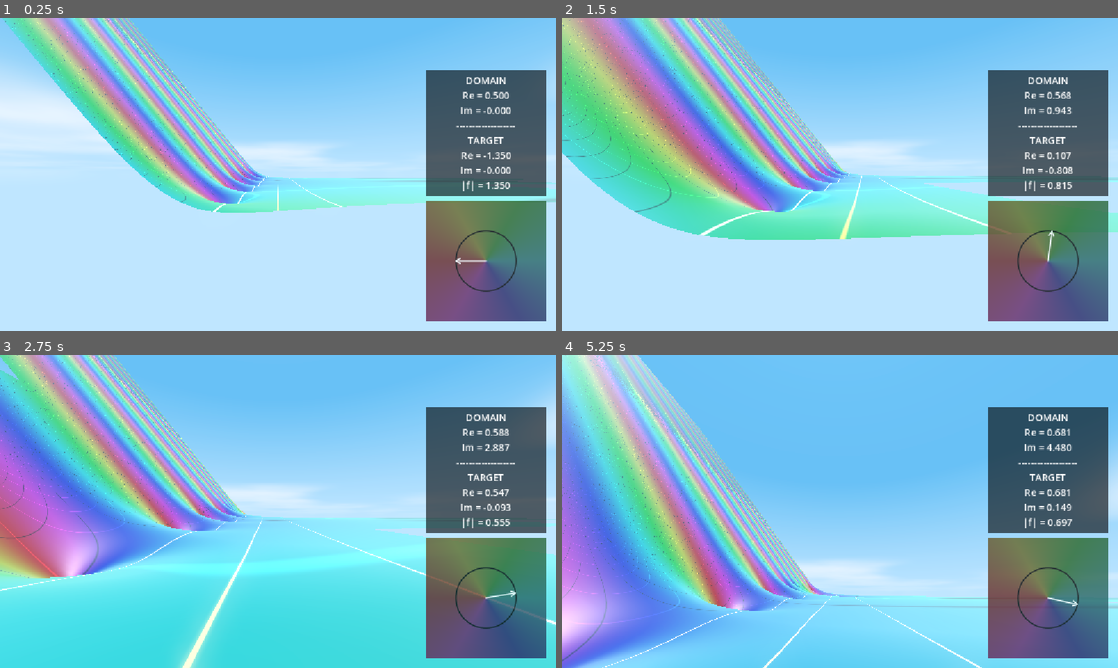
Above: before the commit, frames 1-4 (two rows, left to right).
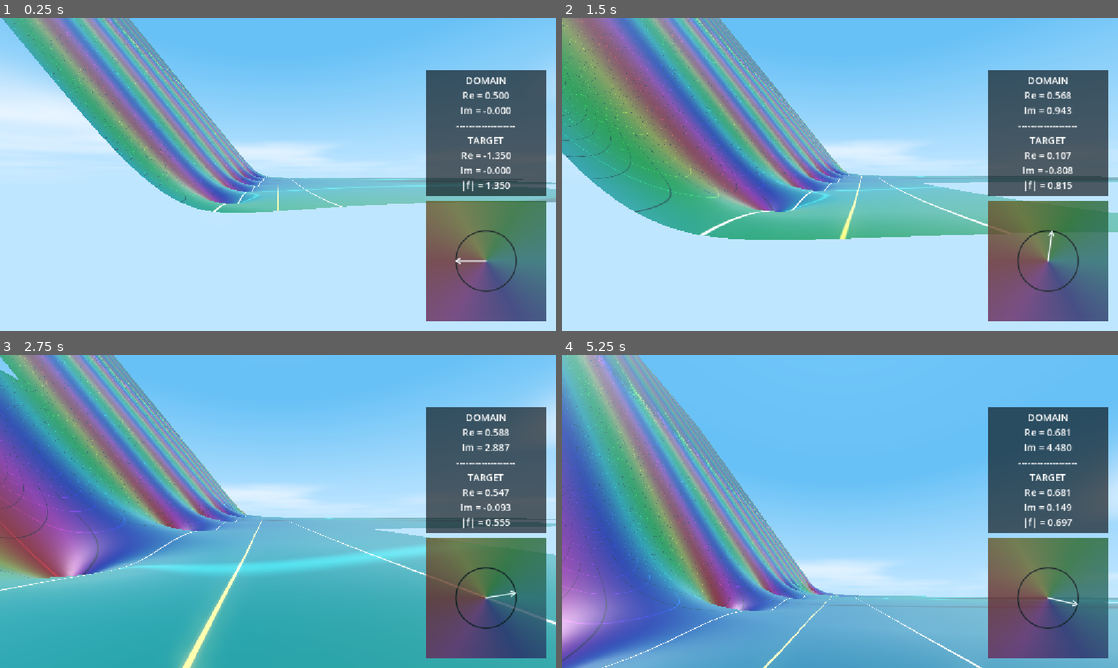
Above: after the commit, the same moments.

Repository: allanino/complex-functions-explorer
Game: Godot game, scene res://scenes/main.tscn
Same seed, same stepped clock (60 frames per second), same inputs: the game is played once before the commit and once after it.
Inputs (mouse positions are in pixels of both pictures, inside the frame that each line leads up to):
- Up to frame 1 (0.25 s): no input
- Up to frame 2 (1.5 s): tap Enter at 0.5 s; move the mouse to (867, 174) at 0.52 s; hold W (move_forward) from 0.53 s (still down); tap G at 0.6 s; tap Space at 0.77 s; move the mouse to (812, 174) at 1.27 s; tap C at 1.35 s
- Up to frame 3 (2.75 s): keep holding W (move_forward); tap Space at 1.52 s; move the mouse to (289, 505) at 2.02 s; hold Shift from 2.03 s (still down)
- Up to frame 4 (5.25 s): move the mouse to (834, 517) at 2.77 s; release Shift at 2.78 s; tap Ctrl at 2.85 s; tap Space at 3.02, 3.77 s; move the mouse to (878, 514) at 3.52 s; tap G at 3.6 s; tap Escape (ui_cancel) at 4.15 s; release W (move_forward) at 4.25 s; click "Apply Changes" at 4.25 s; move the mouse to (795, 508) at 5.02 s; hold W (move_forward) from 5.03 s (still down); tap C at 5.1 s

The runs differ from the first frame. In frame 1, 16% of the frame differs, in the area x 0-100%, y 0-63%; in frame 2, 32%; in frame 3, 55%, in the area x 0-100%, y 0-100%; in frame 4, 42%.

Commit message:
Implement rendering optimizations, surface shading modes, and shadow toggle
Performance Optimizations:
- Moved complex field calculations to the vertex shader using varyings.
- Reduced terrain mesh density and chunk size (32x32) to eliminate overlap.
- Optimized CPU uniform updates with state change detection.
- Reduced sky shader complexity.

Surface Shading Modes:
- Added 'Disabled', 'Estimated' (fast fragment derivatives), and 'Precise' (finite differences) modes.
- Fixed coordinate space bug for fragment-shader estimated normals.

Shadow Toggle:
- Added 'Shadows' toggle to HUD RENDERING tab, disabled by default.
- Linked toggle to sun shadow state in world manager.

Co-authored-by: allanino <5325241+allanino@users.noreply.github.com>

Diff:
--- a/scenes/hud.tscn
+++ b/scenes/hud.tscn
@@ -540,8 +540,8 @@
 
 [node name="GoldenHourCheckbox" type="CheckBox" parent="Control/MenuOverlay/CenterContainer/MainPanel/MarginContainer/ContentVBox/TabContainer/RENDERING/GoldenHourContainer"]
 custom_minimum_size = Vector2(5, 5)
-layout_mode = 1
-size_flags_vertical = 0
+layout_mode = 2
+size_flags_vertical = 4
 focus_mode = 0
 theme_override_constants/h_separation = 0
 theme_override_styles/normal = SubResource("StyleBoxFlat_checkbox")
@@ -550,6 +550,29 @@
 theme_override_styles/hover_pressed = SubResource("StyleBoxFlat_checkbox_hover")
 theme_override_styles/focus = SubResource("StyleBoxFlat_checkbox")
 
+[node name="ShadowsContainer" type="HBoxContainer" parent="Control/MenuOverlay/CenterContainer/MainPanel/MarginContainer/ContentVBox/TabContainer/RENDERING"]
+layout_mode = 2
+theme_override_constants/separation = 0
+
+[node name="Label" type="Label" parent="Control/MenuOverlay/CenterContainer/MainPanel/MarginContainer/ContentVBox/TabContainer/RENDERING/ShadowsContainer"]
+layout_mode = 2
+size_flags_horizontal = 3
+theme_override_colors/font_color = Color(0.8, 0.8, 0.8, 1)
+theme_override_font_sizes/font_size = 18
+text = "Shadows"
+
+[node name="ShadowsCheckbox" type="CheckBox" parent="Control/MenuOverlay/CenterContainer/MainPanel/MarginContainer/ContentVBox/TabContainer/RENDERING/ShadowsContainer"]
+custom_minimum_size = Vector2(10, 10)
+layout_mode = 2
+size_flags_vertical = 4
+focus_mode = 0
+theme_override_constants/h_separation = 0
+theme_override_styles/normal = SubResource("StyleBoxFlat_checkbox")
+theme_override_styles/hover = SubResource("StyleBoxFlat_checkbox_hover")
+theme_override_styles/pressed = SubResource("StyleBoxFlat_checkbox")
+theme_override_styles/hover_pressed = SubResource("StyleBoxFlat_checkbox_hover")
+theme_override_styles/focus = SubResource("StyleBoxFlat_checkbox")
+
 [node name="ApplyButton" type="Button" parent="Control/MenuOverlay/CenterContainer/MainPanel/MarginContainer/ContentVBox"]
 layout_mode = 2
 size_flags_horizontal = 4
--- a/scripts/field.gd
+++ b/scripts/field.gd
@@ -6,6 +6,7 @@
 static var show_curves: bool = true
 static var show_critical_stripe: bool = true
 static var golden_hour: bool = false
+static var shadows_enabled: bool = false
 static var function_type: int = 0 # 0: Zeta, 1: Sin, 2: Cos, 3: Tan, 4: Exp, 5: Log, 6: Rational
 static var height_type: int = 0 # 0: Log, 1: Abs
 static var height_a: float = 3.0
--- a/scripts/hud.gd
+++ b/scripts/hud.gd
@@ -26,6 +26,7 @@
 @onready var critical_container = $Control/MenuOverlay/CenterContainer/MainPanel/MarginContainer/ContentVBox/TabContainer/RENDERING/CriticalContainer
 @onready var critical_checkbox = $Control/MenuOverlay/CenterContainer/MainPanel/MarginContainer/ContentVBox/TabContainer/RENDERING/CriticalContainer/CriticalCheckbox
 @onready var golden_hour_checkbox = $Control/MenuOverlay/CenterContainer/MainPanel/MarginContainer/ContentVBox/TabContainer/RENDERING/GoldenHourContainer/GoldenHourCheckbox
+@onready var shadows_checkbox = $Control/MenuOverlay/CenterContainer/MainPanel/MarginContainer/ContentVBox/TabContainer/RENDERING/ShadowsContainer/ShadowsCheckbox
 
 @onready var apply_button = $Control/MenuOverlay/CenterContainer/MainPanel/MarginContainer/ContentVBox/ApplyButton
 
@@ -68,6 +69,7 @@
 		curves_checkbox.button_pressed = Field.show_curves
 		critical_checkbox.button_pressed = Field.show_critical_stripe
 		golden_hour_checkbox.button_pressed = Field.golden_hour
+		shadows_checkbox.button_pressed = Field.shadows_enabled
 
 		func_button.selected = Field.function_type
 		height_button.selected = Field.height_type
@@ -128,6 +130,7 @@
 	Field.show_curves = curves_checkbox.button_pressed
 	Field.show_critical_stripe = critical_checkbox.button_pressed
 	Field.golden_hour = golden_hour_checkbox.button_pressed
+	Field.shadows_enabled = shadows_checkbox.button_pressed
 	Field.function_type = func_button.selected
 	Field.height_type = height_button.selected
 
--- a/scripts/world_manager.gd
+++ b/scripts/world_manager.gd
@@ -48,6 +48,7 @@
 		sun.basis = Basis.looking_at(target_dir, Vector3.FORWARD if abs(target_dir.y) < 0.99 else Vector3.UP)
 		sun.light_color = lerp(Color.WHITE, Color(1.0, 0.5, 0.2), _golden_hour_transition)
 		sun.light_energy = lerp(1.0, 1.5, _golden_hour_transition)
+		sun.shadow_enabled = Field.shadows_enabled
 
 	if world_environment and world_environment.environment and world_environment.environment.sky:
 		var sky_mat = world_environment.environment.sky.sky_material as ShaderMaterial
--- a/shaders/terrain.gdshader
+++ b/shaders/terrain.gdshader
@@ -3,7 +3,7 @@
 #include "res://shaders/field.gdshaderinc"
 
 varying vec3 world_pos;
-varying vec3 normal;
+varying vec3 v_normal;
 varying vec2 field_val;
 
 uniform int surface_shading_mode = 2; // 0: Disabled, 1: Estimated, 2: Precise
@@ -42,11 +42,11 @@
 
         vec3 v_right = vec3(delta, h_right - h, 0.0);
         vec3 v_forward = vec3(0.0, h_forward - h, delta);
-        normal = normalize(cross(v_forward, v_right));
+        v_normal = normalize(cross(v_forward, v_right));
     } else {
-        normal = vec3(0.0, 1.0, 0.0);
+        v_normal = vec3(0.0, 1.0, 0.0);
     }
-    NORMAL = (MODEL_NORMAL_MATRIX * normal);
+    NORMAL = (MODEL_NORMAL_MATRIX * v_normal);
 }
 
 void fragment() {
@@ -84,7 +84,7 @@
     }
 
     if (surface_shading_mode == 1) {
-        NORMAL = normalize(cross(dFdy(world_pos), dFdx(world_pos)));
+        NORMAL = normalize(cross(dFdy(VERTEX), dFdx(VERTEX)));
     }
 
     ALBEDO = base * 0.4;
